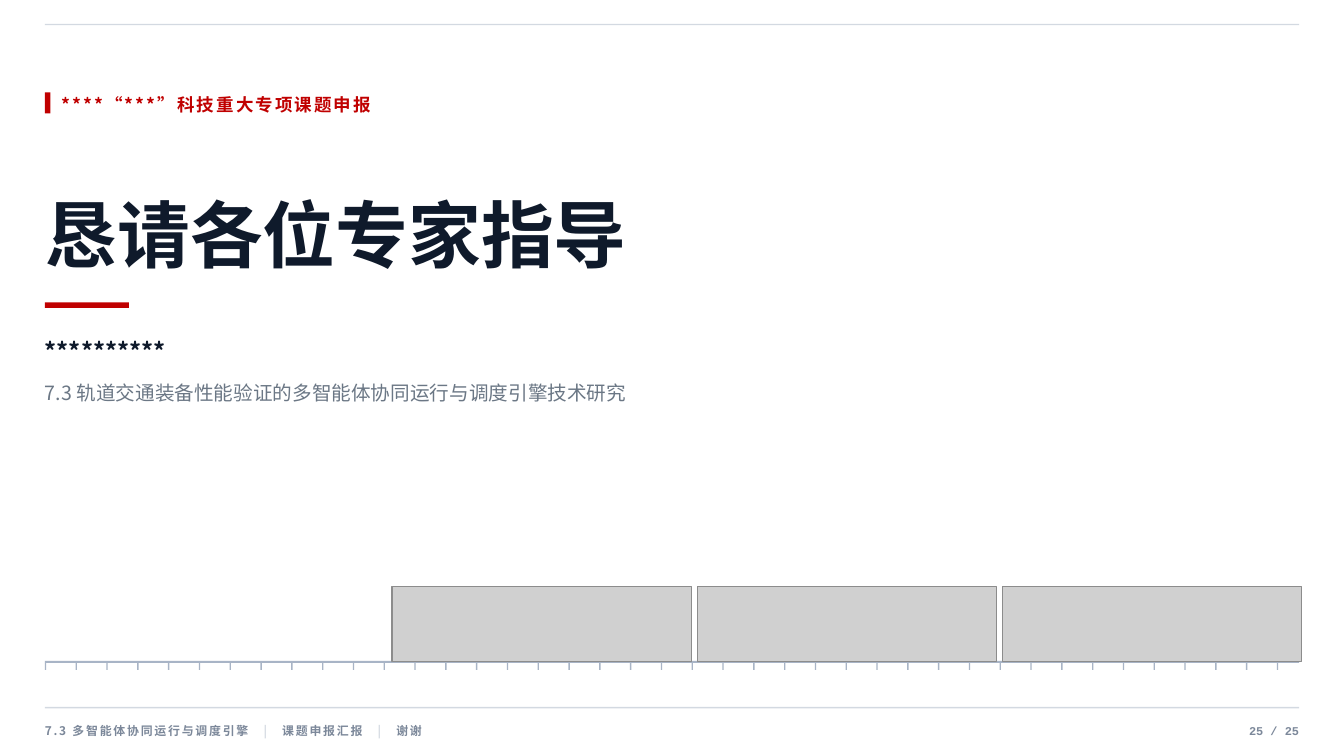
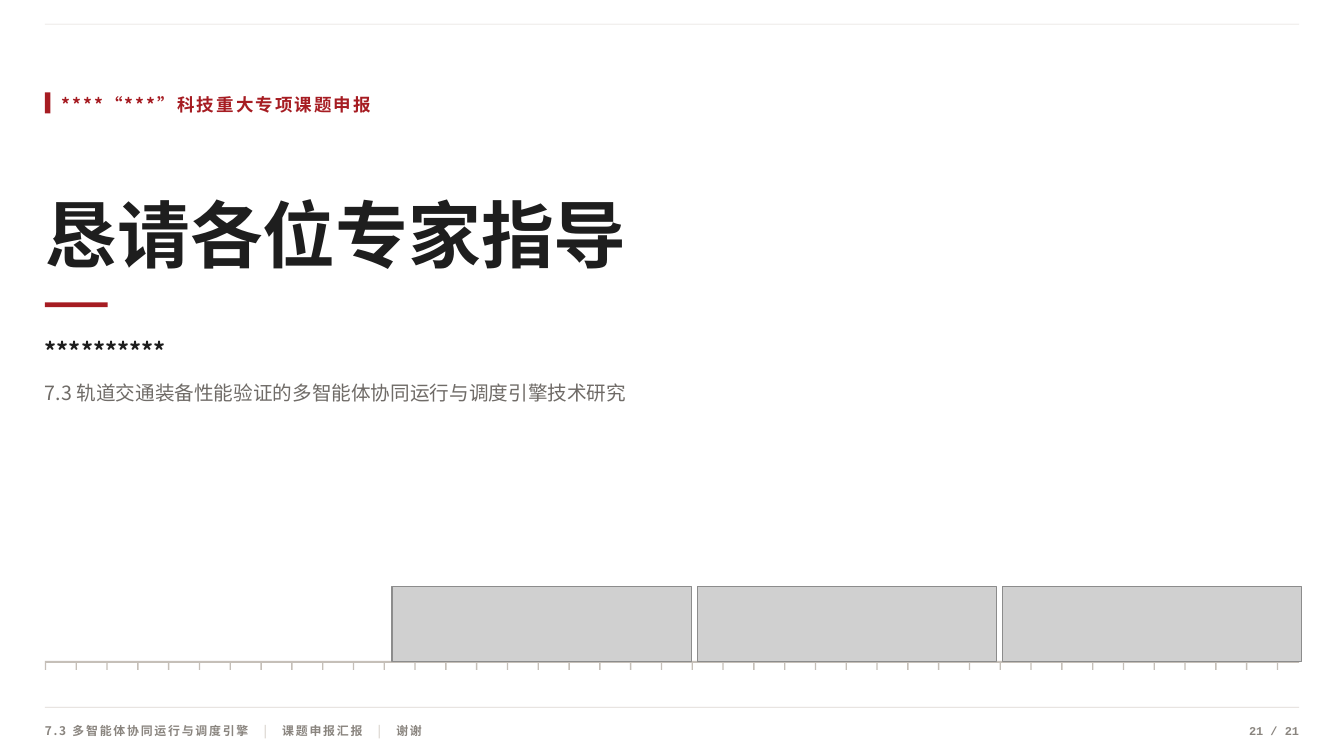
Before and after one commit to huosi012/PPT, a slide deck: slide 21 of 项目汇报PPT.pptx (slide 25 before the commit). Drawn at 1344x756 pixels with LibreOffice and Linux fonts; fonts in the diff are those of the drawing; grey boxes stand for pictures. Boxes give left, top, right and bottom in pixels: in the first picture for what was removed or moved away, otherwise in the second. Text is boxed around its words. In the diff, an @@ line names an element or a change of style, - is before the commit and + after.

```diff
--- a/项目汇报PPT.pptx
+++ b/项目汇报PPT.pptx
@@ rectangle at (44,24,1299,25): fill #D3D9E1 to #DCD7D1 @@
@@ rectangle at (44,93,50,114): fill #C00000 to #A61C22 @@
@@ text "****“***”科技重大专项课题申报" at (62,96,371,113): text colour #C00000 to #A61C22 @@
@@ text "恳请各位专家指导" at (45,199,627,269): text colour #0F1A2B to #1E1E1E @@
@@ rectangle at (44,302,107,308): fill #C00000 to #A61C22 @@
@@ rectangle: place and size @@
-rectangle at (44,302,128,309)
+rectangle at (44,302,107,308)
@@ text "**********" at (44,334,1299,369): text colour #0F1A2B to #1E1E1E @@
@@ text "7.3 轨道交通装备性能验证的多智能体协同运行与调度引擎技术研究" at (45,383,626,402): text colour #6B7785 to #6F6B67 @@
@@ fill #A8B4C6 to #C5BFB8 in 42 elements at (44,661,1299,663), (44,663,45,670), (76,663,77,670), (107,663,108,670), (137,663,138,670), (168,663,169,670), (199,663,200,670), (230,663,231,670), (260,663,261,670), (291,663,292,670), (322,663,323,670), (353,663,354,670), (384,663,385,670), (414,663,415,670), (446,663,447,670), (476,663,477,670), (507,663,508,670), (537,663,538,670), (569,663,570,670), (599,663,600,670), (630,663,631,670), (661,663,662,670), (692,663,693,670), (723,663,724,670), (753,663,754,670), (784,663,785,670), (815,663,816,670), (846,663,847,670), (876,663,877,670), (907,663,908,670), (939,663,940,670), (969,663,970,670), (1000,663,1001,670), (1030,663,1031,670), (1062,663,1063,670), (1092,663,1093,670), (1123,663,1124,670), (1153,663,1154,670), (1185,663,1186,670), (1216,663,1217,670), (1246,663,1247,670), (1277,663,1278,670) @@
@@ text "7.3 多智能体协同运行与调度引擎 | 课题申报汇报 | ..." at (45,725,422,736): text colour #7C889A to #8A857F; text colour #D3D9E1 to #DCD7D1 in "| |" @@
@@ rectangle at (44,707,1299,708): fill #D3D9E1 to #DCD7D1 @@
@@ text at (1249,727,1299,735): text changed; text colour #7C889A to #8A857F @@
-25 / 25
+21 / 21
```
Also in this commit, not shown: 14 other slides changed, 6 slides added, 10 slides removed, 32 other files.
